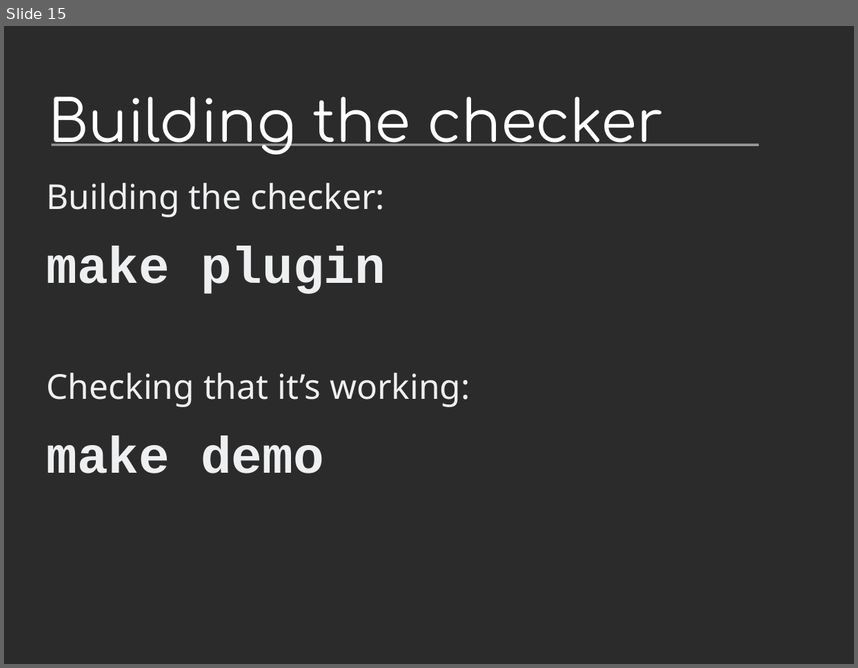
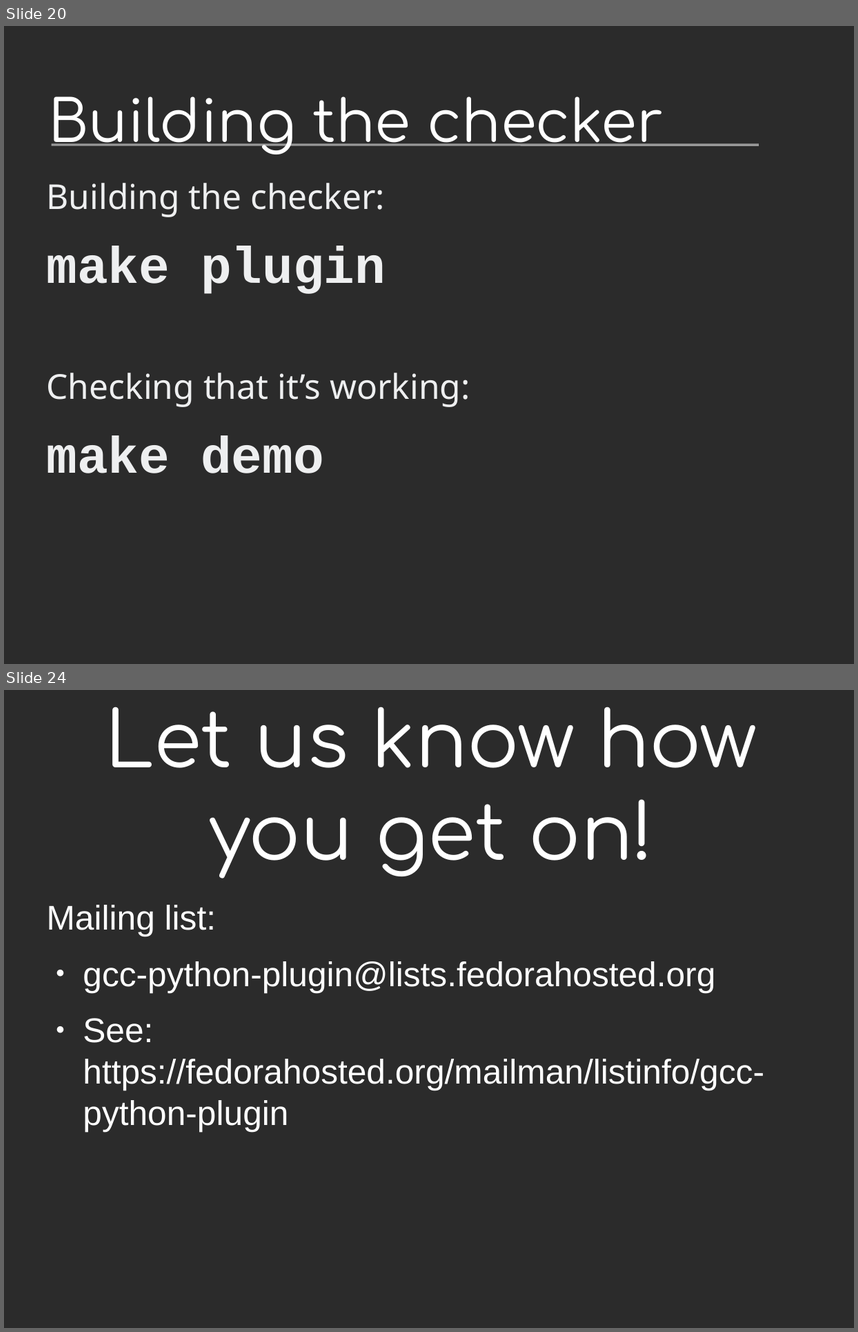
Before and after one commit to davidmalcolm/PyCon-US-2013-Talk, a slide deck: Death By 1000 Leaks - Static Analysis of Hundreds of Python Extension Modules.odp. Shown one above the other, each under a label of ours: slide 15 before the commit, slides 20 and 24 after it; the slides between them are not shown. The pictures are 858x668 and 858x1332 pixels, drawn with LibreOffice and Linux fonts; fonts in the diff are those of the drawing; background and template pictures are left out; a plain dark background stands for a picture behind light text. Boxes give left, top, right and bottom in pixels: in the first picture for what was removed or moved away, otherwise in the second. Text is boxed around its words. In the diff, an @@ line names an element or a change of style, - is before the commit and + after.

```diff
--- a/Death By 1000 Leaks - Static Analysis of Hundreds of Python Extension Modules.odp
+++ b/Death By 1000 Leaks - Static Analysis of Hundreds of Python Extension Modules.odp
@@ slide 24 added at (x1=4, y1=690, x2=854, y2=1328), background picture (left out) @@
@@ title added at (x1=105, y1=707, x2=757, y2=878), 72 pt, text #FFFFFF @@
+Let us know how you get on!
@@ text added at (x1=47, y1=905, x2=764, y2=1131), 32 pt, text #FFFFFF @@
+Mailing list:
+● gcc-python-plugin@lists.fedorahosted.org
+● See: https://fedorahosted.org/mailman/listinfo/gcc-python-plugin
@@ what was slide 15 is now slide 20 @@
```
Also in this commit, not shown: 7 slides changed, 19 other slides added, 2 other files.
